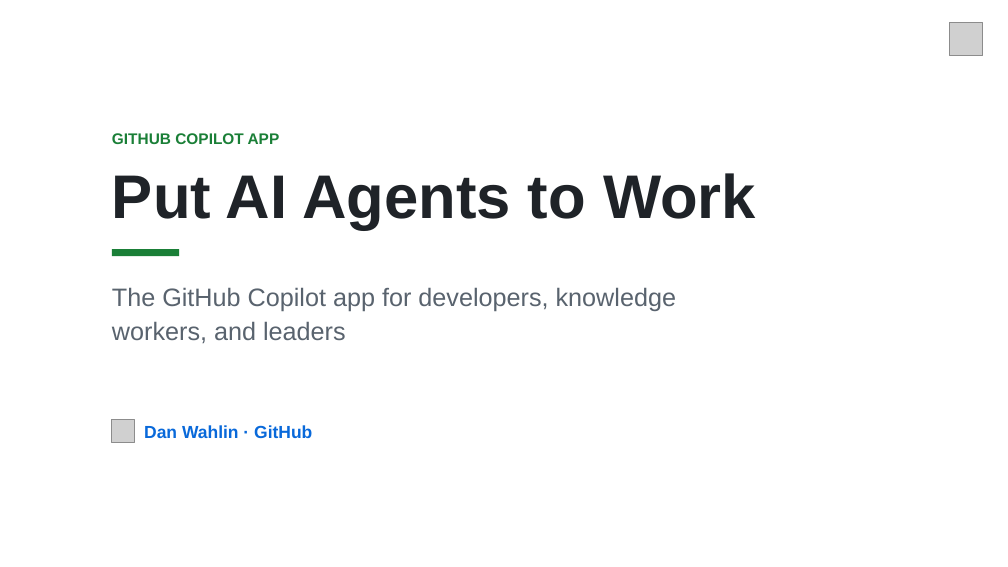
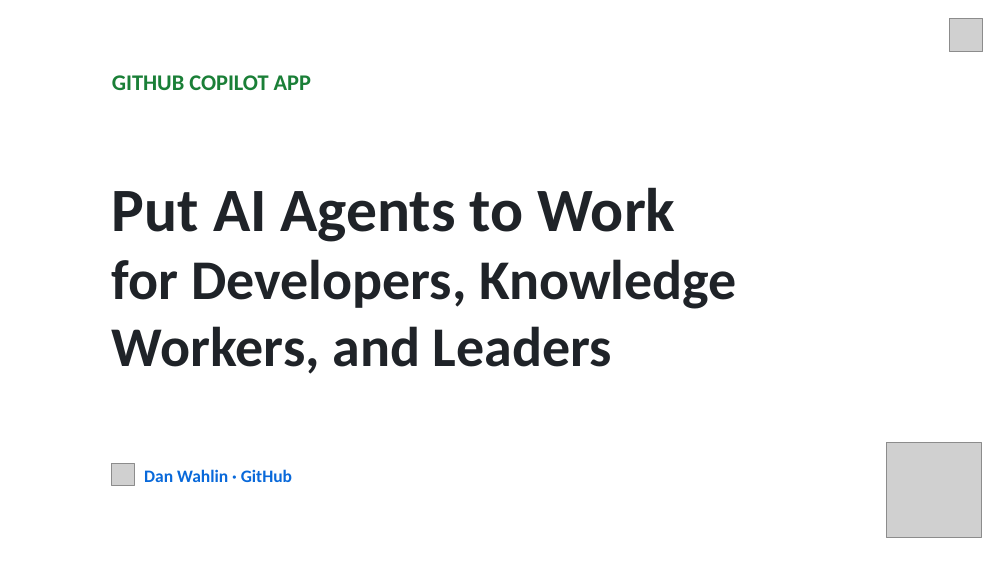
Before and after one commit to DanWahlin/housing-market-demo, a slide deck: slide 1 of talk/copilot-app-put-ai-agents-to-work.pptx. Drawn at 1008x567 pixels with LibreOffice and Linux fonts; fonts in the diff are those of the drawing; grey boxes stand for pictures; background and template pictures are left out. Boxes give left, top, right and bottom in pixels: in the first picture for what was removed or moved away, otherwise in the second. Text is boxed around its words. In the diff, an @@ line names an element or a change of style, - is before the commit and + after.

```diff
--- a/talk/copilot-app-put-ai-agents-to-work.pptx
+++ b/talk/copilot-app-put-ai-agents-to-work.pptx
@@ picture: place and size @@
-picture at box(950, 22, 983, 55)
+picture at box(950, 18, 983, 51)
@@ text "GITHUB COPILOT APP": place and size @@
-text "GITHUB COPILOT APP" at box(112, 133, 280, 144)
+text "GITHUB COPILOT APP" at box(112, 75, 311, 90)
@@ text "GITHUB COPILOT APP" at box(112, 75, 311, 90): size 11 to 16 pt, font Arial to Calibri @@
@@ text at box(112, 187, 737, 374): text changed; size 44 to 40 pt; font Arial to Calibri @@
-Put AI Agents to Work
+Put AI Agents to Work
+for Developers, Knowledge Workers, and Leaders
@@ rectangle removed at box(112, 249, 179, 256) @@
@@ text removed at box(112, 287, 676, 343) @@
-The GitHub Copilot app for developers, knowledge workers, and leaders
@@ picture added at box(886, 443, 981, 537) @@
@@ picture: place and size @@
-picture at box(112, 420, 134, 443)
+picture at box(112, 464, 134, 486)
@@ text "Dan Wahlin · GitHub": place and size @@
-text "Dan Wahlin · GitHub" at box(144, 425, 312, 438)
+text "Dan Wahlin · GitHub" at box(144, 469, 292, 482)
@@ text "Dan Wahlin · GitHub" at box(144, 469, 292, 482): font Arial to Calibri @@
```
Also in this commit, not shown: 13 other slides changed, 1 slide added, 2 slides removed.
